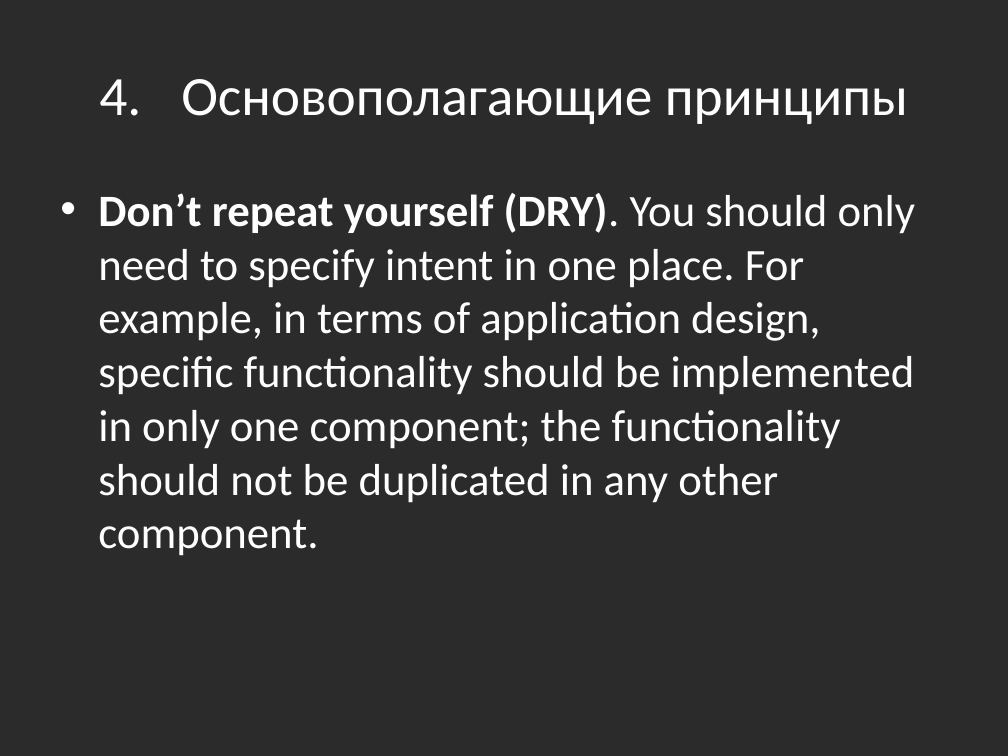
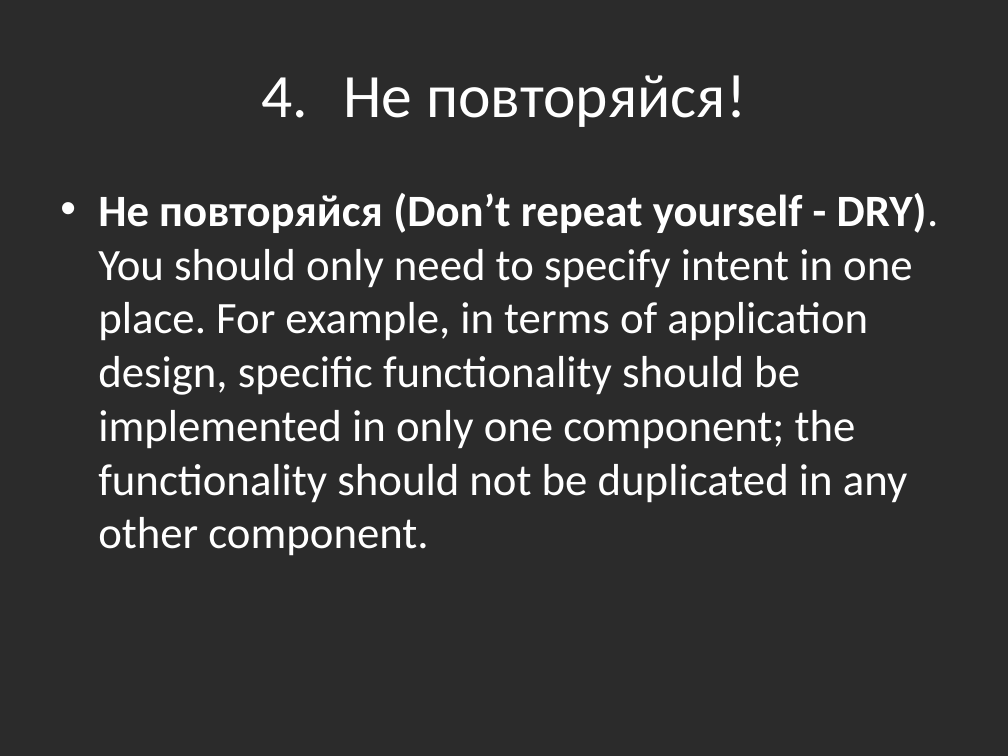
Before and after one commit to bazile/Training, a slide deck: slide 12 of Presentation/lesson-14-architecture.pptx (slide 11 before the commit). Drawn at 1008x756 pixels with LibreOffice and Linux fonts; fonts in the diff are those of the drawing; background and template pictures are left out; a plain dark background stands for a picture behind light text. Boxes give left, top, right and bottom in pixels: in the first picture for what was removed or moved away, otherwise in the second. Text is boxed around its words. In the diff, an @@ line names an element or a change of style, - is before the commit and + after.

```diff
--- a/Presentation/lesson-14-architecture.pptx
+++ b/Presentation/lesson-14-architecture.pptx
@@ title at (343, 75, 746, 127): text changed; size 39.6 to 44 pt @@
-4. Основополагающие принципы
+4. Не повторяйся!
@@ text at (98, 193, 939, 556): text changed @@
-• Don’t repeat yourself (DRY). You should only need to specify intent in one place. For example, in terms of application design, specific functionality should be implemented in only one component; the functionality should not be duplicated in any other component.
+• Не повторяйся (Don’t repeat yourself - DRY). You should only need to specify intent in one place. For example, in terms of application design, specific functionality should be implemented in only one component; the functionality should not be duplicated in any other component.
```
Also in this commit, not shown: 2 other slides changed, 1 slide added.
